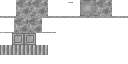
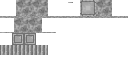
Comparing the layer stacks of the two 128x64 images. Changes:
added layer "Layer 2" above "Layer 1" over (80, 0, 96, 16)
